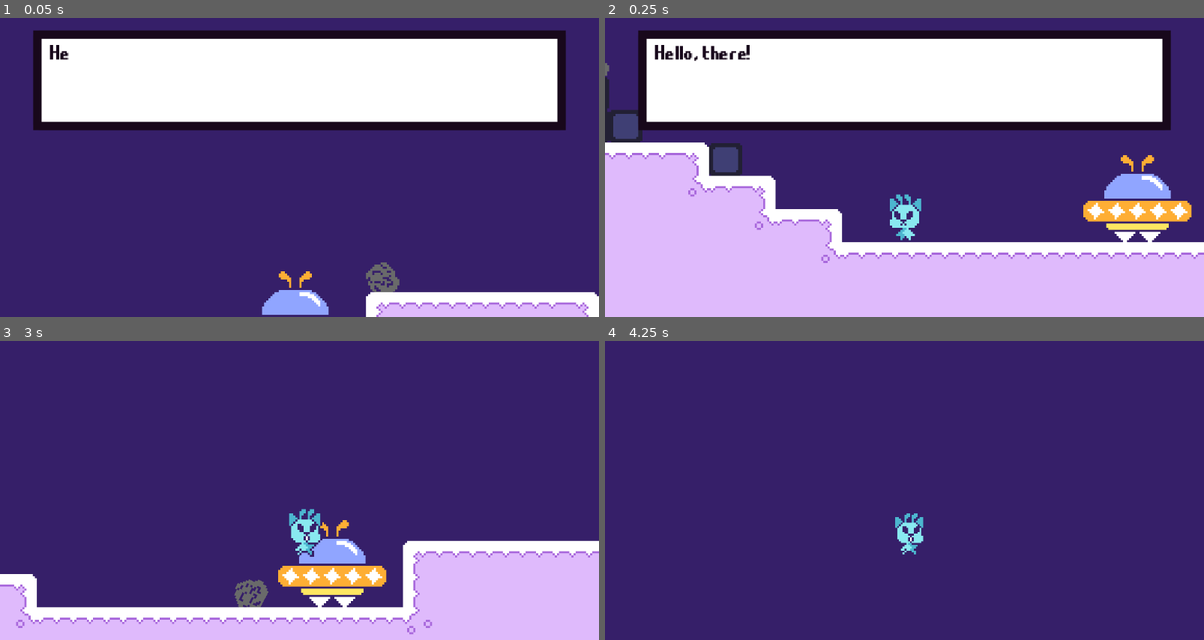
Above: before the commit, frames 1-4 (two rows, left to right).
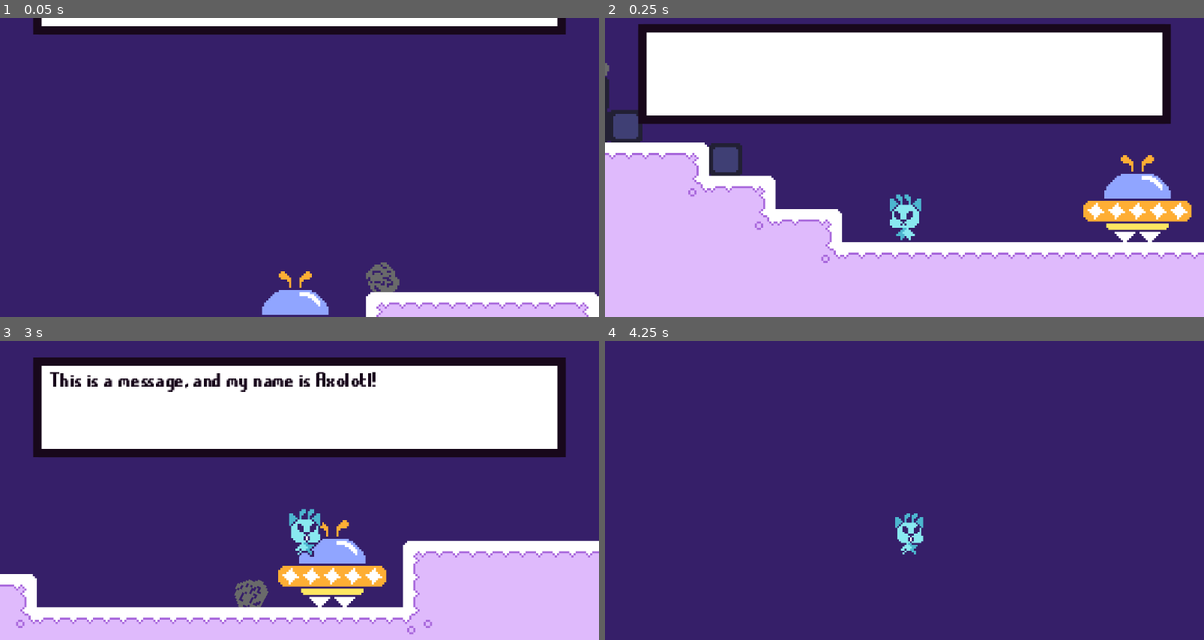
Above: after the commit, the same moments.

Repository: Zazorah/secret-santa-2025
Game: Godot game, scene res://World/Placeholder/TestRoom.tscn
The game is run twice, just before and just after one commit, with the same random seed, the same clock (stepped at 60 frames per second) and the same inputs.
Inputs (mouse positions are in pixels of both pictures, inside the frame that each line leads up to):
- Up to frame 1 (0.05 s): no input
- Up to frame 2 (0.25 s): no input
- Up to frame 3 (3 s): move the mouse to (431, 475) at 0.52 s; hold Space (advance_text) 0.53-1.28 s; hold D (move_right) 0.53-2.03 s; tap W (jump) at 0.77, 1.52 s; move the mouse to (179, 505) at 1.27 s; tap Mouse wheel up (zoom_in) at 1.35 s; move the mouse to (359, 424) at 2.02 s; hold A (move_left) 2.03-2.78 s; hold Mouse wheel down (zoom_out) 2.03-2.78 s; move the mouse to (269, 550) at 2.77 s; hold D (move_right) from 2.78 s (still down); tap Space (advance_text) at 2.85 s
- Up to frame 4 (4.25 s): keep holding D (move_right); tap W (jump) at 3.02, 3.77 s; move the mouse to (1084, 535) at 3.52 s; hold Mouse wheel up (zoom_in) from 3.53 s (still down)

The runs differ from the first frame. In frame 1, 32% of the frame differs, in the area x 5-95%, y 0-38%; in frame 2, 8.3%; in frame 3, 30%; in frame 4, nothing differs.

Commit message:
Textbox Entrance and Exit Animation

Diff:
--- a/Utility/Dialog/UI/DialogPlayer.gd
+++ b/Utility/Dialog/UI/DialogPlayer.gd
@@ -58,5 +58,8 @@
 				_show_next_line()
 
 func _end_dialog() -> void:
+	if textbox:
+		await textbox.kill()
+
 	finished.emit()
 	queue_free()
--- a/Utility/Dialog/UI/DialogTextbox.gd
+++ b/Utility/Dialog/UI/DialogTextbox.gd
@@ -5,20 +5,61 @@
 
 # State
 var current_line: DialogLine
+var can_advance: bool = false
 var line_index: int = 0
 var active: bool = true
 var is_writing: bool = false
 
+# Animation
+var is_animating: bool
+var animation_speed: float = 0.75
+
 # Child References
 @onready var text_label: RichTextLabel = %RichTextLabel
 
+func _ready() -> void:
+	_do_entrance()
+
+func _do_entrance() -> void:
+	is_animating = true
+
+	# Set initial position.
+	position.y = -64.0
+
+	var tween = create_tween()
+	tween.set_ease(Tween.EASE_OUT)
+	tween.set_trans(Tween.TRANS_BACK)
+	tween.tween_property(self, "position:y", 0.0, animation_speed)
+
+	await tween.finished
+
+	is_animating = false
+
+func _do_exit() -> void:
+	is_animating = true
+
+	# Set initial position
+	position.y = 0.0
+
+	var tween = create_tween()
+	tween.set_ease(Tween.EASE_IN)
+	tween.set_trans(Tween.TRANS_BACK)
+	tween.tween_property(self, "position:y", -64.0, animation_speed)
+
+	await tween.finished
+
+	is_animating = false
+
 func _process(_delta: float) -> void:
 	# Do Typewriter effect.
-	if line_index < current_line.text.length():
-		line_index += 1
-		is_writing = true
-	else:
-		is_writing = false
+	if not is_animating:
+		if line_index < current_line.text.length():
+			line_index += 1
+			is_writing = true
+		else:
+			is_writing = false
+
+	can_advance = not is_writing and not is_animating
 
 	# Update text contents
 	text_label.visible_characters = max(line_index, 0)
@@ -29,3 +70,7 @@
 
 	# Reset line for typewriter effect. Negative to give buffer time.
 	line_index = -1
+
+func kill() -> void:
+	await _do_exit()
+	queue_free()
--- a/Utility/GameManager.gd
+++ b/Utility/GameManager.gd
@@ -6,4 +6,4 @@
 var camera: Camera
 
 func _ready() -> void:
-	var player = DialogManager.play_dialog("axolotl_test")
+	DialogManager.play_dialog("axolotl_test")
